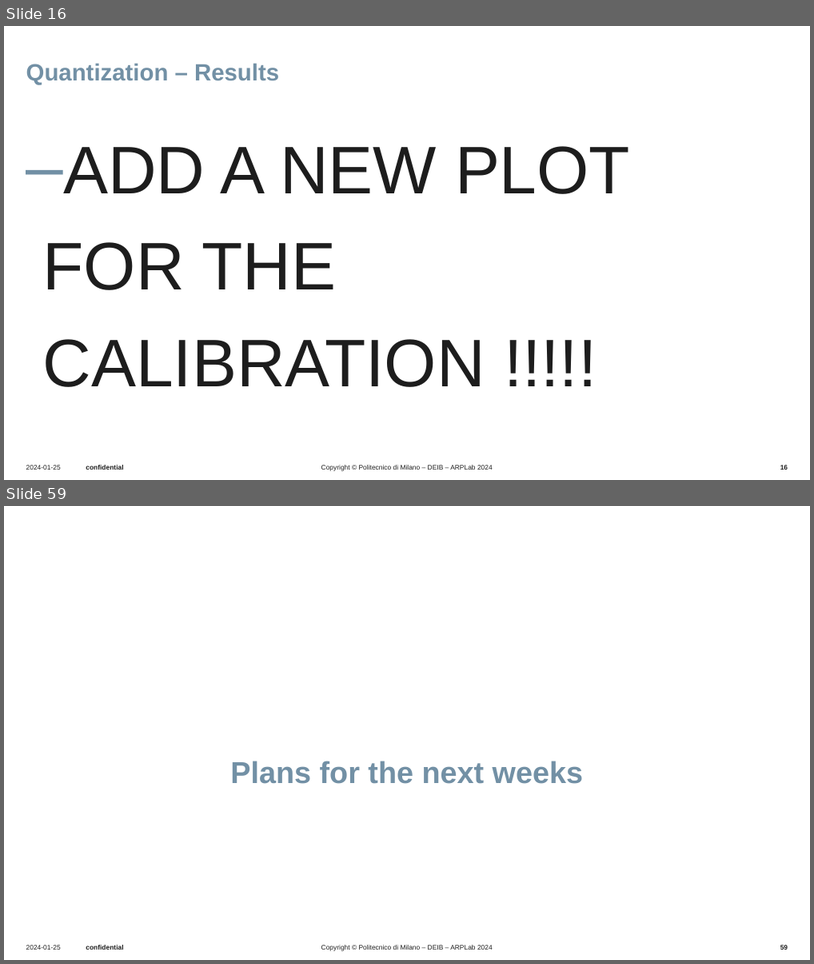
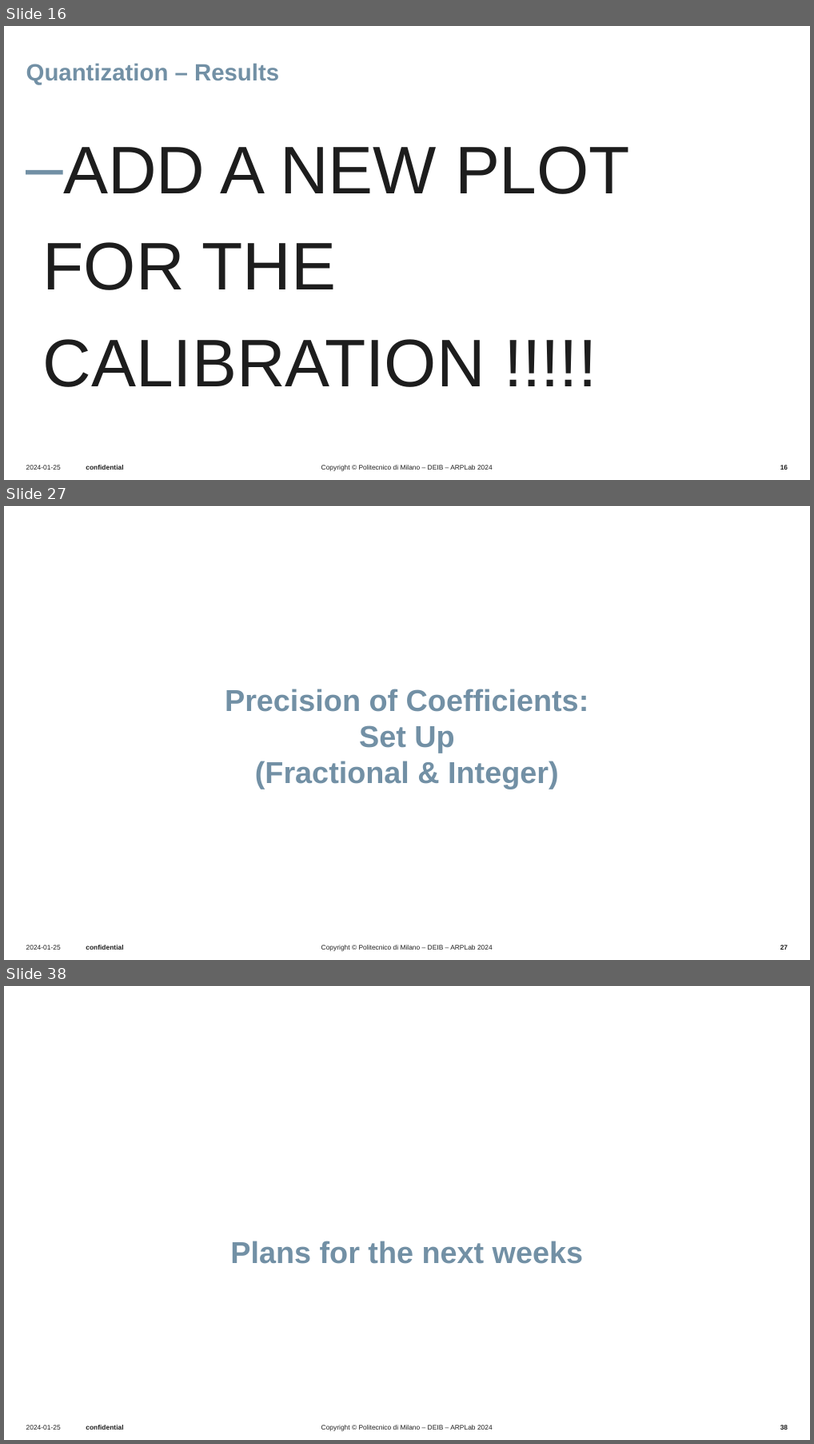
Before and after one commit to UseProxy305/thesisWork, a slide deck: Presentations/presentation6_2_oct/20251002_bi.pptx. Shown one above the other, each under a label of ours: slides 16 and 59 before the commit, slides 16, 27 and 38 after it; the slides between them are not shown. The pictures are 814x964 and 814x1444 pixels, drawn with LibreOffice and Linux fonts; fonts in the diff are those of the drawing; background and template pictures are left out. Boxes give left, top, right and bottom in pixels: in the first picture for what was removed or moved away, otherwise in the second. Text is boxed around its words. In the diff, an @@ line names an element or a change of style, - is before the commit and + after.

```diff
--- a/Presentations/presentation6_2_oct/20251002_bi.pptx
+++ b/Presentations/presentation6_2_oct/20251002_bi.pptx
@@ slide 27 added at (4, 506, 810, 960), background #FFFFFF; not listed: 4 template elements that a slide beside it also shows @@
@@ title added at (225, 688, 590, 789), 36 pt, text #7290A5, bold @@
+Precision of Coefficients:
+Set Up
+(Fractional & Integer)
@@ what was slide 59 is now slide 38 @@
@@ page number at (781, 1424, 788, 1431): text changed @@
-59
+38
```
Also in this commit, not shown: 14 slides changed, 10 other slides added, 32 slides removed, 13 other files.
